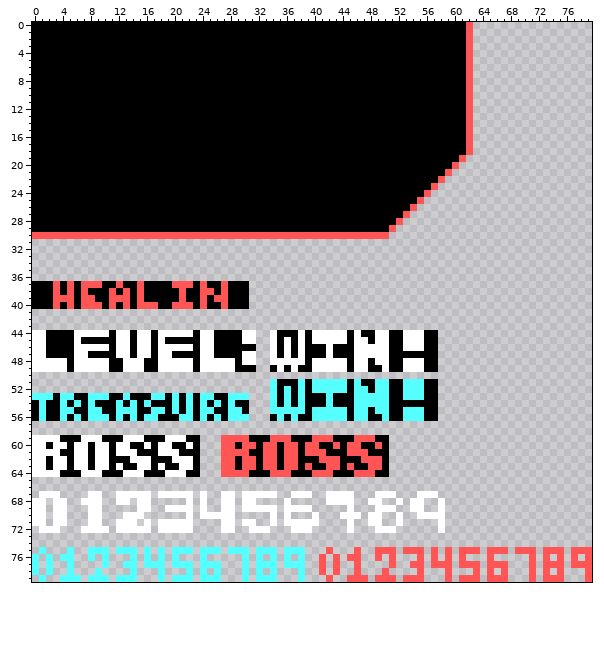
Pixel-art file -- Assets/Sprites/UI+Numbers.aseprite. This is how it looked before the edit.
80x80 pixels, 1 frame.
Once edited:
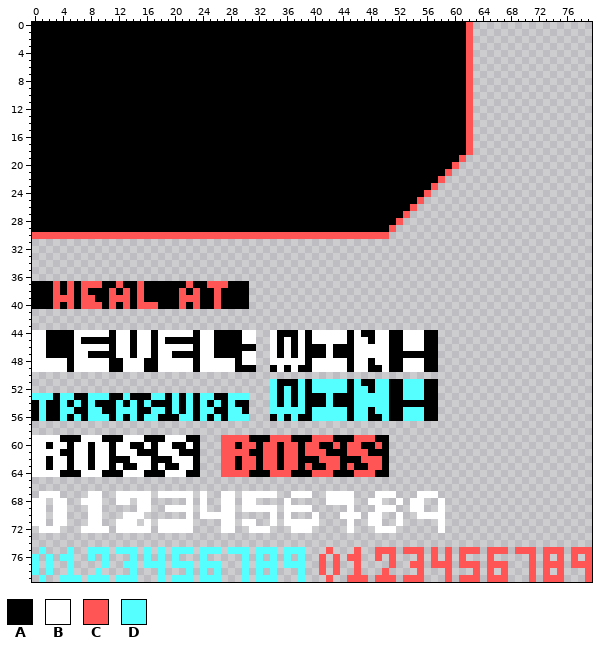
Palette (. is transparent): A #000000  B #ffffff  C #ff5555  D #55ffff
The edit:
@@ x 18..29 @@
 36 ............
-37 AACCCACAACAA
-38 AAACAACCACAA
-39 AAACAACACCAA
-40 AACCCACAACAA
+37 AAAACAACCCAA
+38 AAACACAACAAA
+39 AAACCCAACAAA
+40 AAACACAACAAA
 41 ............
